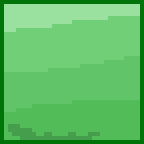
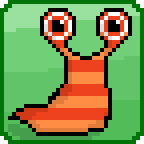
Two versions of the same layered image (144 × 144). Layer-by-layer changes:
showed "snail-orange-striped.png", painted on it over [8, 8, 132, 136]
painted on "Background copy" over [4, 4, 140, 140]
added layer "Background copy #1" above "Background" over [0, 0, 144, 144]
hid "Background" over [0, 0, 144, 144]
